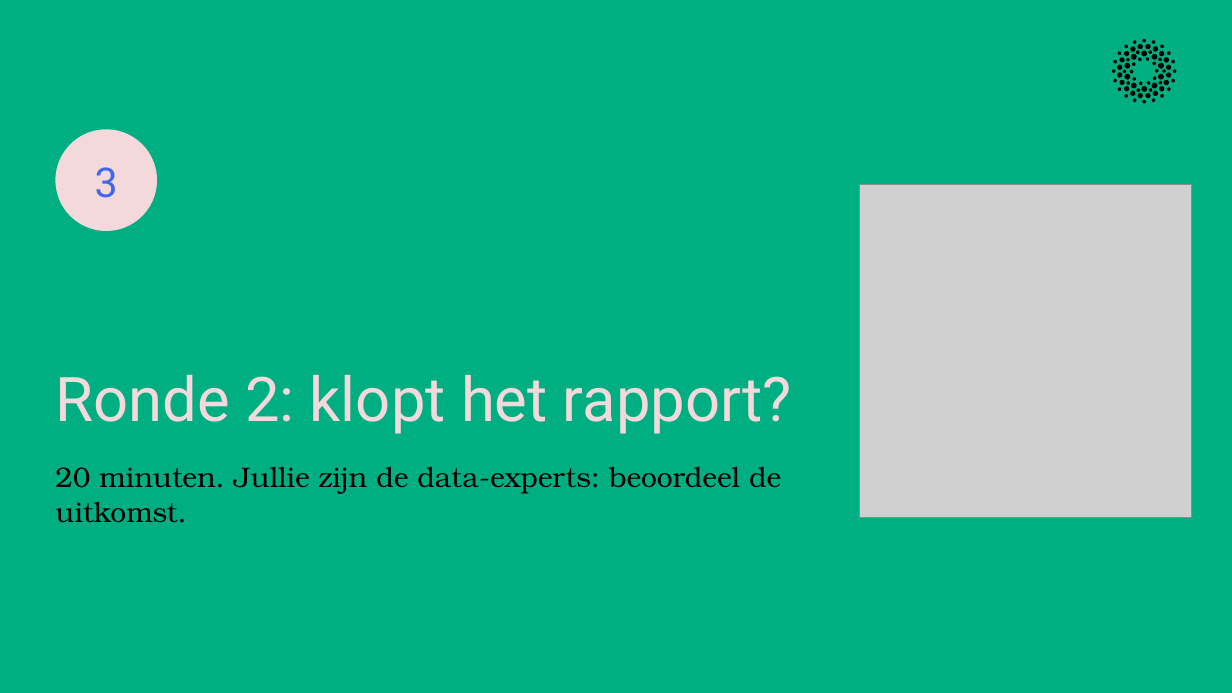
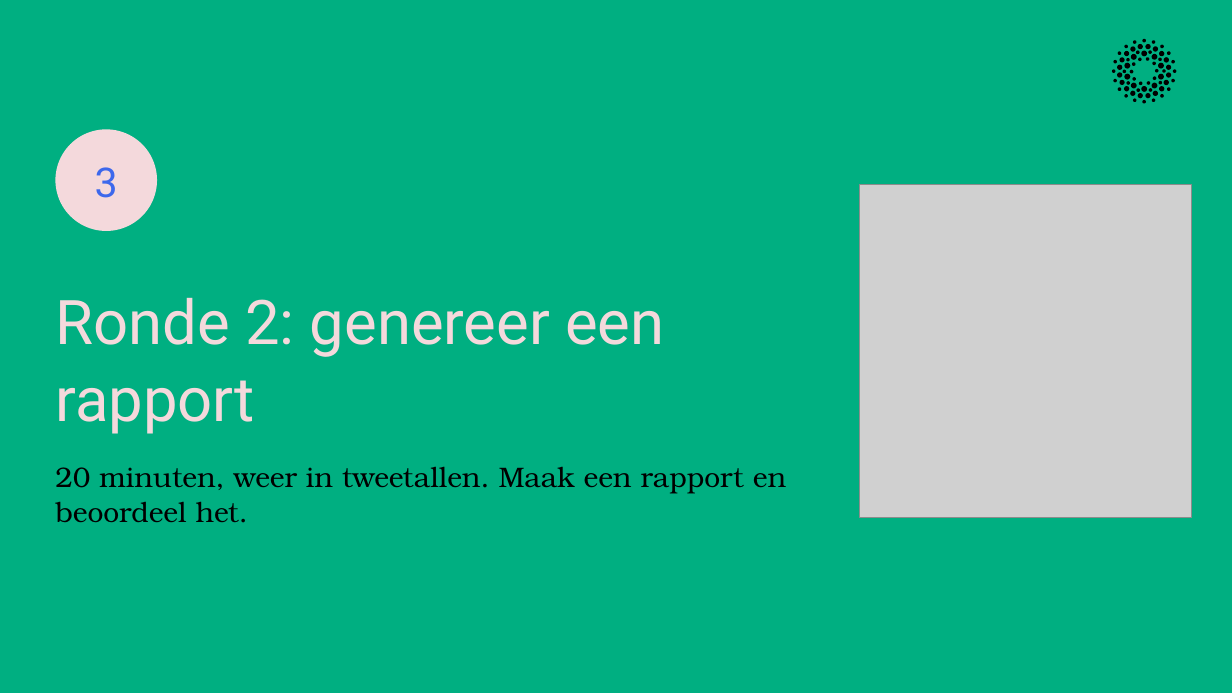
Before and after one commit to cedanl/clidev-presentaties, a slide deck: slide 16 of exports/261029_dair_onderwijsdata/261029_dair_onderwijsdata.pptx. Drawn at 1232x693 pixels with LibreOffice and Linux fonts; fonts in the diff are those of the drawing; grey boxes stand for pictures. Boxes give left, top, right and bottom in pixels: in the first picture for what was removed or moved away, otherwise in the second. Text is boxed around its words. In the diff, an @@ line names an element or a change of style, - is before the commit and + after.

```diff
--- a/exports/261029_dair_onderwijsdata/261029_dair_onderwijsdata.pptx
+++ b/exports/261029_dair_onderwijsdata/261029_dair_onderwijsdata.pptx
@@ text at (55, 297, 664, 434): text changed @@
-Ronde 2: klopt het rapport?
+Ronde 2: genereer een rapport
@@ text at (55, 466, 786, 523): text changed @@
-20 minuten. Jullie zijn de data-experts: beoordeel de uitkomst.
+20 minuten, weer in tweetallen. Maak een rapport en beoordeel het.
```
Also in this commit, not shown: 15 other slides changed, 4 slides added, 4 slides removed, 2 other files.
